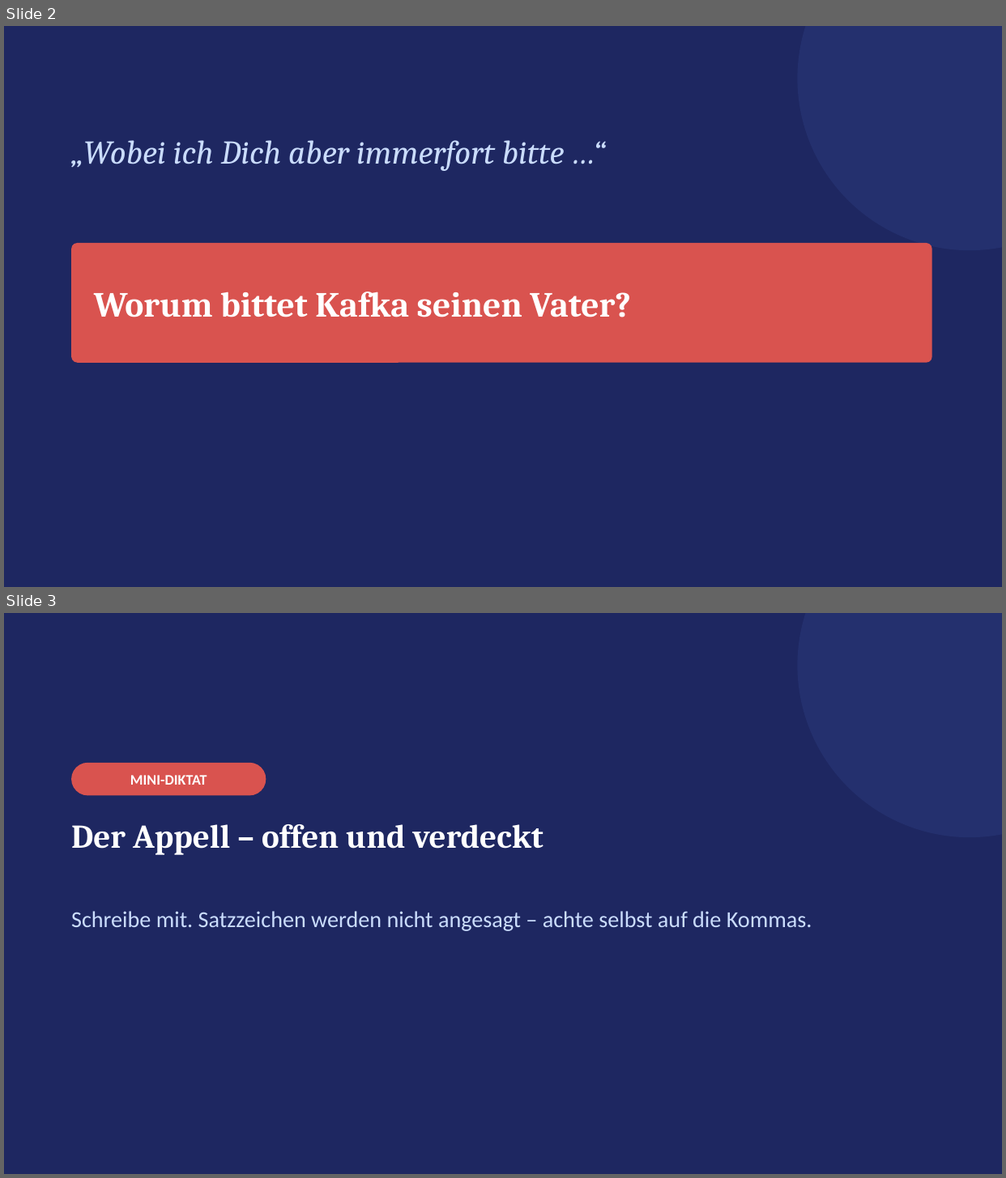
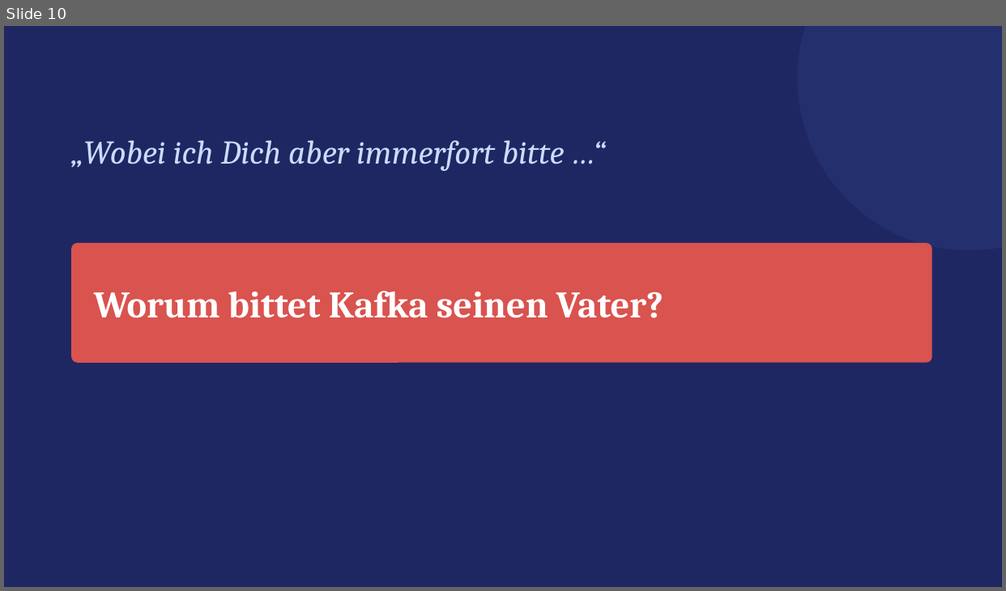
Before and after one commit to golzkonstantin-gif/Schule, a slide deck: Deutsch_11/Kafka_Appell/Praesentation_Kafkas_Appell.pptx. Shown one above the other, each under a label of ours: slides 2 and 3 before the commit, slide 10 after it. The pictures are 1006x1178 and 1006x591 pixels, drawn with LibreOffice and Linux fonts; fonts in the diff are those of the drawing. Boxes give left, top, right and bottom in pixels: in the first picture for what was removed or moved away, otherwise in the second. Text is boxed around its words. In the diff, an @@ line names an element or a change of style, - is before the commit and + after.

```diff
--- a/Deutsch_11/Kafka_Appell/Praesentation_Kafkas_Appell.pptx
+++ b/Deutsch_11/Kafka_Appell/Praesentation_Kafkas_Appell.pptx
@@ slide 3 removed at [4,613,1002,1174], background #1E2761 @@
@@ ellipse removed at [798,613,1002,837] @@
@@ rounded rectangle removed at [71,763,266,796] @@
@@ text removed at [130,775,207,785] @@
-MINI-DIKTAT
@@ text removed at [71,824,543,855] @@
-Der Appell – offen und verdeckt
@@ text removed at [71,911,812,931] @@
-Schreibe mit. Satzzeichen werden nicht angesagt – achte selbst auf die Kommas.
@@ what was slide 2 is now slide 10 @@
@@ slide 10 changed as well @@
@@ text "Worum bittet Kafka seinen Vater?" at [94,291,663,318]: size 34 to 36 pt @@
```
Also in this commit, not shown: 6 other slides changed, 10 slides added, 1 other slide removed, 16 other files.
